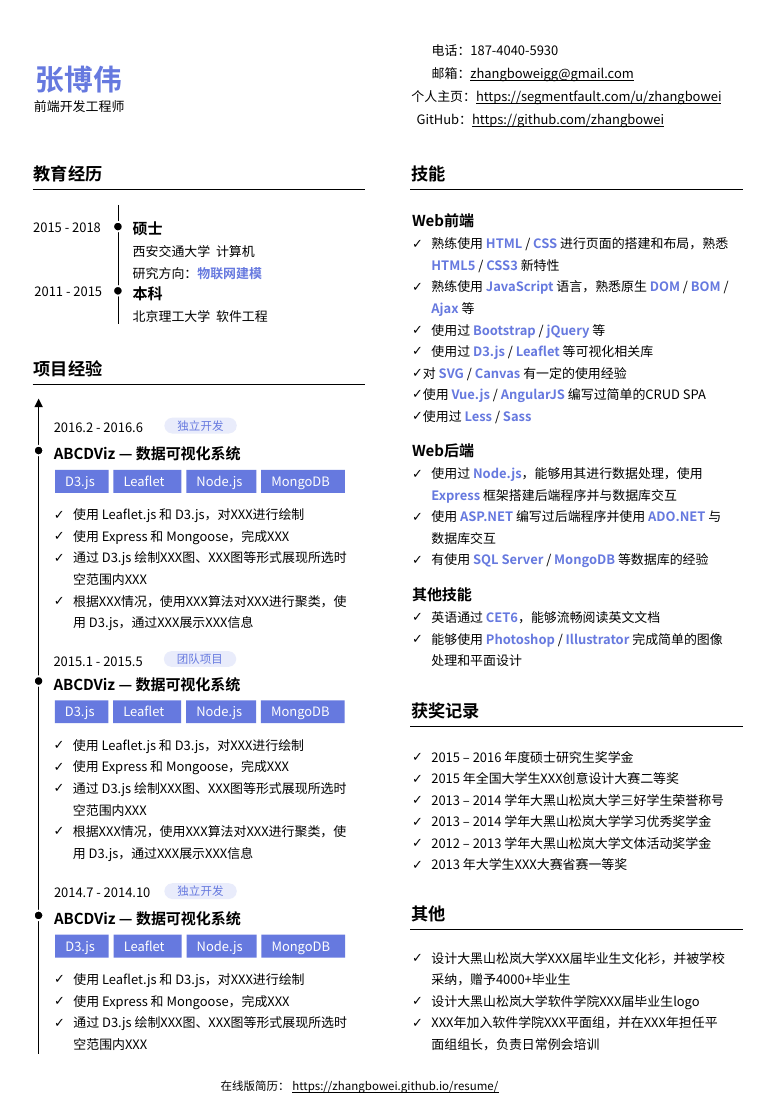
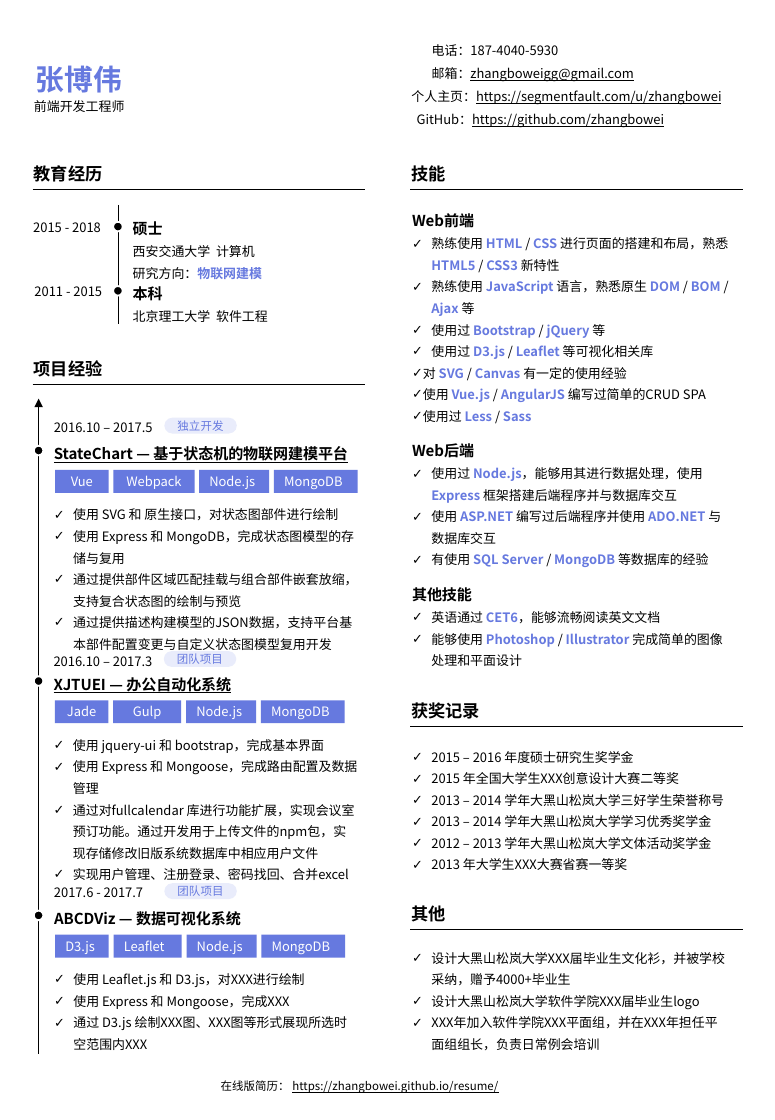
Before and after one commit to zhangbowei/resume, a slide deck: slide 1 of doc/resume.pptx. Drawn at 775x1120 pixels with LibreOffice and Linux fonts; fonts in the diff are those of the drawing. Boxes give left, top, right and bottom in pixels: in the first picture for what was removed or moved away, otherwise in the second. Text is boxed around its words. In the diff, an @@ line names an element or a change of style, - is before the commit and + after.

Commit message:
add 项目经历2

```diff
--- a/doc/resume.pptx
+++ b/doc/resume.pptx
@@ text at [54, 422, 152, 432]: text changed @@
-2016.2 - 2016.6
+2016.10 – 2017.5
@@ text at [54, 444, 348, 464]: text changed @@
-ABCDViz — 数据可视化系统
+StateChart — 基于状态机的物联网建模平台
@@ text in rectangle at [71, 476, 93, 486]: text changed @@
-D3.js
+Vue
@@ rectangle "Webpack": place and size @@
-rectangle "Webpack" at [114, 470, 182, 493]
+rectangle "Webpack" at [114, 470, 195, 493]
@@ text in rectangle at [126, 475, 181, 489]: text changed @@
-Leaflet
+Webpack
@@ rectangle "Node.js": place and size @@
-rectangle "Node.js" at [186, 470, 256, 493]
+rectangle "Node.js" at [199, 470, 270, 493]
@@ rectangle "MongoDB": place and size @@
-rectangle "MongoDB" at [261, 470, 345, 493]
+rectangle "MongoDB" at [274, 470, 358, 493]
@@ text at [73, 508, 357, 650]: text changed @@
-✓ 使用 Leaflet.js 和 D3.js，对XXX进行绘制
-✓ 使用 Express 和 Mongoose，完成XXX
-✓ 通过 D3.js 绘制XXX图、XXX图等形式展现所选时空范围内XXX
-✓ 根据XXX情况，使用XXX算法对XXX进行聚类，使用 D3.js，通过XXX展示XXX信息
+✓ 使用 SVG 和 原生接口，对状态图部件进行绘制
+✓ 使用 Express 和 MongoDB，完成状态图模型的存储与复用
+✓ 通过提供部件区域匹配挂载与组合部件嵌套放缩，支持复合状态图的绘制与预览
+✓ 通过提供描述构建模型的JSON数据，支持平台基本部件配置变更与自定义状态图模型复用开发
@@ text at [54, 656, 152, 666]: text changed @@
-2015.1 - 2015.5
+2016.10 – 2017.3
@@ text at [54, 677, 231, 693]: text changed @@
-ABCDViz — 数据可视化系统
+XJTUEI — 办公自动化系统
@@ text in rectangle at [67, 706, 96, 716]: text changed @@
-D3.js
+Jade
@@ text in rectangle at [133, 706, 161, 719]: text changed @@
-Leaflet
+Gulp
@@ text at [73, 739, 357, 880]: text changed @@
-✓ 使用 Leaflet.js 和 D3.js，对XXX进行绘制
-✓ 使用 Express 和 Mongoose，完成XXX
-✓ 通过 D3.js 绘制XXX图、XXX图等形式展现所选时空范围内XXX
-✓ 根据XXX情况，使用XXX算法对XXX进行聚类，使用 D3.js，通过XXX展示XXX信息
+✓ 使用 jquery-ui 和 bootstrap，完成基本界面
+✓ 使用 Express 和 Mongoose，完成路由配置及数据管理
+✓ 通过对fullcalendar 库进行功能扩展，实现会议室预订功能。通过开发用于上传文件的npm包，实现存储修改旧版系统数据库中相应用户文件
+✓ 实现用户管理、注册登录、密码找回、合并excel
@@ text at [54, 887, 143, 897]: text changed @@
-2014.7 - 2014.10
+2017.6 - 2017.7
@@ text in rounded rectangle at [177, 885, 223, 896]: text changed @@
-独立开发
+团队项目
```
Also in this commit, not shown: 1 other file.
